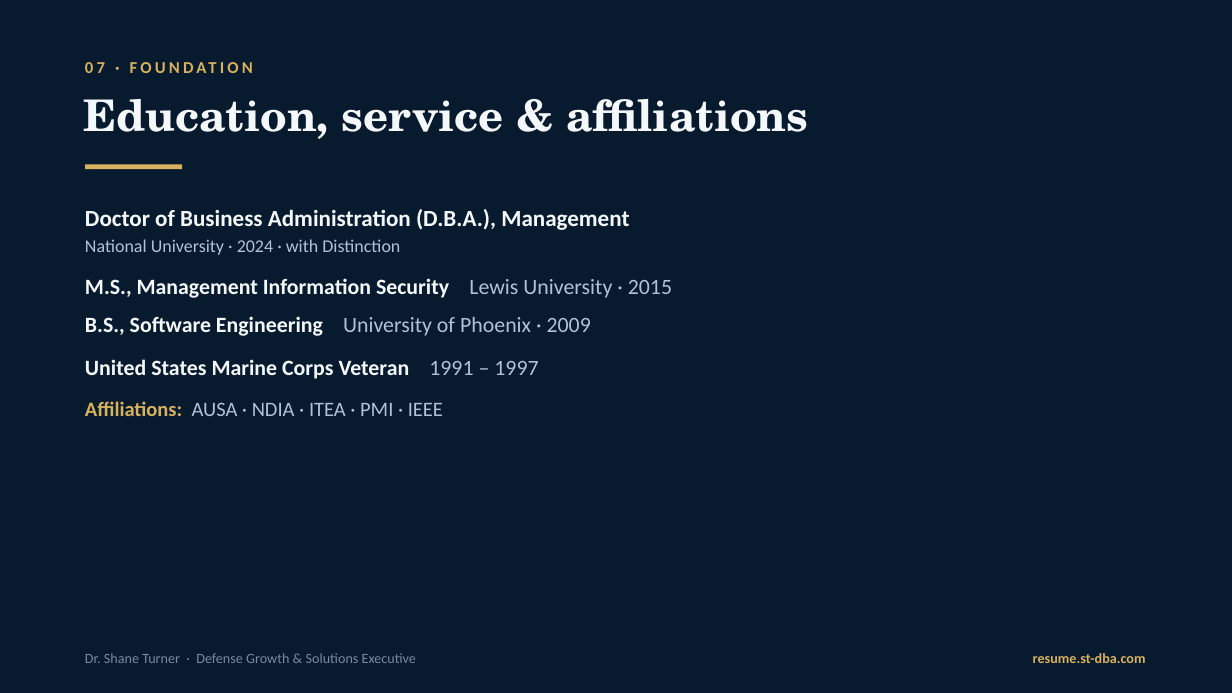
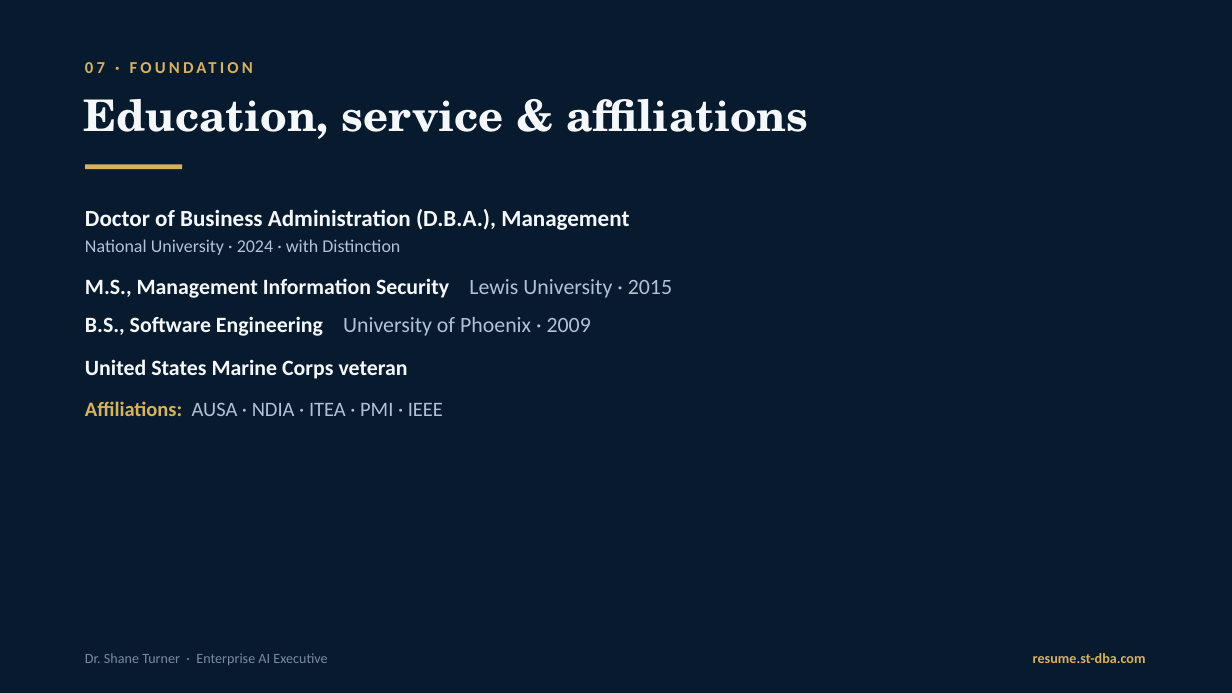
Before and after one commit to AzJester/resume, a slide deck: slide 8 of assets/Shane-Turner-Resume.pptx. Drawn at 1232x693 pixels with LibreOffice and Linux fonts; fonts in the diff are those of the drawing. Boxes give left, top, right and bottom in pixels: in the first picture for what was removed or moved away, otherwise in the second. Text is boxed around its words. In the diff, an @@ line names an element or a change of style, - is before the commit and + after.

Commit message:
Update share collateral to the Enterprise AI Executive positioning (#40)
Infographic SVGs and PNGs (dark, light, square, vertical) and the deck now carry the Enterprise AI Executive copy and the share card's look. PNGs are rendered from the SVGs with the repo's Fraunces and Inter fonts; the deck is edited in place with its existing layout and branding.

```diff
--- a/assets/Shane-Turner-Resume.pptx
+++ b/assets/Shane-Turner-Resume.pptx
@@ text at (85, 359, 408, 379): text changed @@
-United States Marine Corps Veteran 1991 – 1997
+United States Marine Corps veteran
@@ text at (85, 653, 327, 665): text changed @@
-Dr. Shane Turner · Defense Growth & Solutions Executive
+Dr. Shane Turner · Enterprise AI Executive
```
Also in this commit, not shown: 7 other slides changed, 1 slide added, 1 slide removed, 8 other files.
